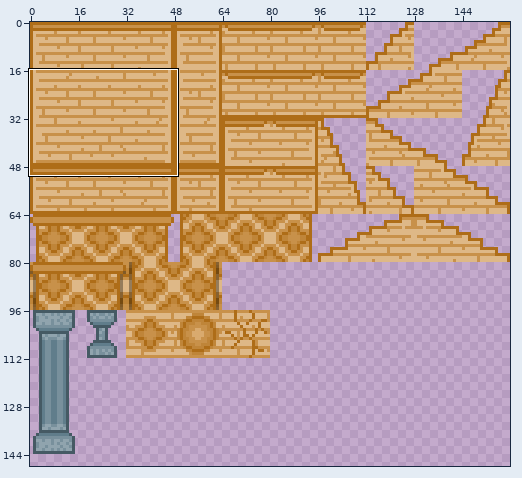
A pixel-art file gets an edit: res/tileset/8.aseprite. The picture above shows the old version from afar; the outline marks the close-up.
Close-up. Before the commit:
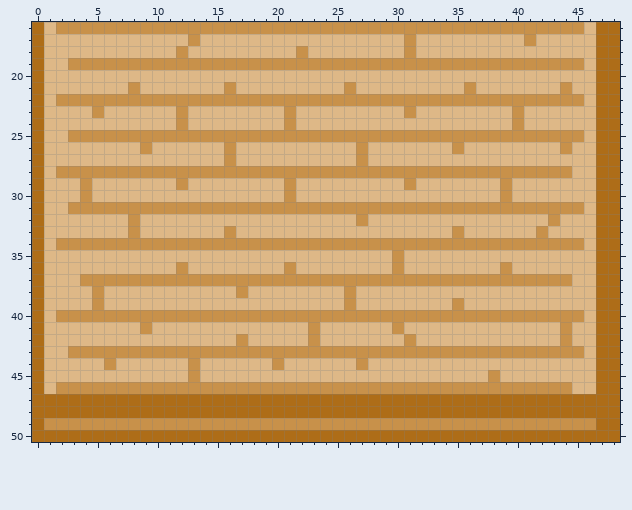
160x160 pixels, 1 frame. Shown: x 0..48, y 16..50. The wide view leaves out empty margins. The commit also changed other parts of the picture, which this record leaves out.
After:
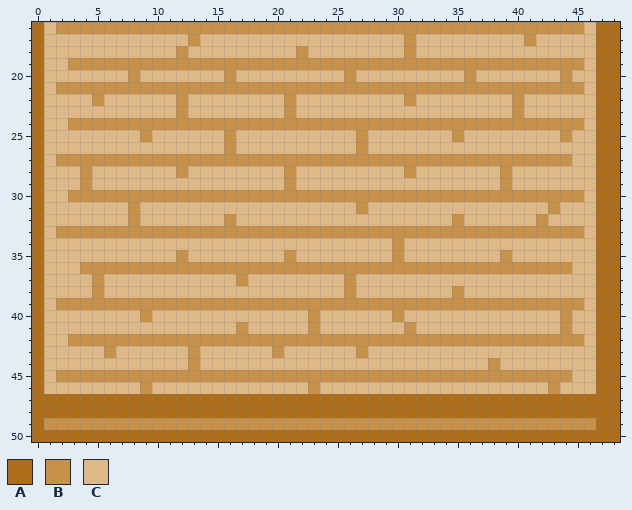
Palette (. is transparent): A #ae6d18  B #c8914a  C #deb887
Difference:
y 20: x 8 C -> B; x 16 C -> B; x 26 C -> B; x 36 C -> B; x 44 C -> B
y 21: x 2..7 CCCCCC -> BBBBBB; x 9..15 CCCCCCC -> BBBBBBB; x 17..25 CCCCCCCCC -> BBBBBBBBB; x 27..35 CCCCCCCCC -> BBBBBBBBB; x 37..43 CCCCCCC -> BBBBBBB; x 45 C -> B
y 22: x 2..4 BBB -> CCC; x 6..11 BBBBBB -> CCCCCC; x 13..20 BBBBBBBB -> CCCCCCCC; x 22..30 BBBBBBBBB -> CCCCCCCCC; x 32..39 BBBBBBBB -> CCCCCCCC; x 41..45 BBBBB -> CCCCC
y 23: x 5 B -> C; x 31 B -> C
y 24: x 3..11 CCCCCCCCC -> BBBBBBBBB; x 13..20 CCCCCCCC -> BBBBBBBB; x 22..39 CCCCCCCCCCCCCCCCCC -> BBBBBBBBBBBBBBBBBB; x 41..45 CCCCC -> BBBBB
y 25: x 3..8 BBBBBB -> CCCCCC; x 10..15 BBBBBB -> CCCCCC; x 17..26 BBBBBBBBBB -> CCCCCCCCCC; x 28..34 BBBBBBB -> CCCCCCC; x 36..43 BBBBBBBB -> CCCCCCCC; x 45 B -> C
y 26: x 9 B -> C; x 35 B -> C; x 44 B -> C
y 27: x 2..15 CCCCCCCCCCCCCC -> BBBBBBBBBBBBBB; x 17..26 CCCCCCCCCC -> BBBBBBBBBB; x 28..44 CCCCCCCCCCCCCCCCC -> BBBBBBBBBBBBBBBBB
y 28: x 2..3 BB -> CC; x 5..11 BBBBBBB -> CCCCCCC; x 13..20 BBBBBBBB -> CCCCCCCC; x 22..30 BBBBBBBBB -> CCCCCCCCC; x 32..38 BBBBBBB -> CCCCCCC; x 40..44 BBBBB -> CCCCC
y 29: x 12 B -> C; x 31 B -> C
y 30: x 3 C -> B; x 5..20 CCCCCCCCCCCCCCCC -> BBBBBBBBBBBBBBBB; x 22..38 CCCCCCCCCCCCCCCCC -> BBBBBBBBBBBBBBBBB; x 40..45 CCCCCC -> BBBBBB
y 31: x 3..7 BBBBB -> CCCCC; x 9..26 BBBBBBBBBBBBBBBBBB -> CCCCCCCCCCCCCCCCCC; x 28..42 BBBBBBBBBBBBBBB -> CCCCCCCCCCCCCCC; x 44..45 BB -> CC
y 32: x 16 C -> B; x 27 B -> C; x 35 C -> B; x 42..43 CB -> BC
y 33: x 2..7 CCCCCC -> BBBBBB; x 9..15 CCCCCCC -> BBBBBBB; x 17..34 CCCCCCCCCCCCCCCCCC -> BBBBBBBBBBBBBBBBBB; x 36..41 CCCCCC -> BBBBBB; x 43..45 CCC -> BBB
y 34: x 2..29 BBBBBBBBBBBBBBBBBBBBBBBBBBBB -> CCCCCCCCCCCCCCCCCCCCCCCCCCCC; x 31..45 BBBBBBBBBBBBBBB -> CCCCCCCCCCCCCCC
y 35: x 12 C -> B; x 21 C -> B; x 39 C -> B
y 36: x 4..11 CCCCCCCC -> BBBBBBBB; x 13..20 CCCCCCCC -> BBBBBBBB; x 22..29 CCCCCCCC -> BBBBBBBB; x 31..38 CCCCCCCC -> BBBBBBBB; x 40..44 CCCCC -> BBBBB
y 37: x 4 B -> C; x 6..16 BBBBBBBBBBB -> CCCCCCCCCCC; x 18..25 BBBBBBBB -> CCCCCCCC; x 27..44 BBBBBBBBBBBBBBBBBB -> CCCCCCCCCCCCCCCCCC
y 38: x 17 B -> C; x 35 C -> B
y 39: x 2..4 CCC -> BBB; x 6..25 CCCCCCCCCCCCCCCCCCCC -> BBBBBBBBBBBBBBBBBBBB; x 27..34 CCCCCCCC -> BBBBBBBB; x 36..45 CCCCCCCCCC -> BBBBBBBBBB
y 40: x 2..8 BBBBBBB -> CCCCCCC; x 10..22 BBBBBBBBBBBBB -> CCCCCCCCCCCCC; x 24..29 BBBBBB -> CCCCCC; x 31..43 BBBBBBBBBBBBB -> CCCCCCCCCCCCC; x 45 B -> C
y 41: x 9 B -> C; x 17 C -> B; x 30..31 BC -> CB
y 42: x 3..16 CCCCCCCCCCCCCC -> BBBBBBBBBBBBBB; x 18..22 CCCCC -> BBBBB; x 24..30 CCCCCCC -> BBBBBBB; x 32..43 CCCCCCCCCCCC -> BBBBBBBBBBBB; x 45 C -> B
y 43: x 3..5 BBB -> CCC; x 7..12 BBBBBB -> CCCCCC; x 14..19 BBBBBB -> CCCCCC; x 21..26 BBBBBB -> CCCCCC; x 28..45 BBBBBBBBBBBBBBBBBB -> CCCCCCCCCCCCCCCCCC
y 44: x 6 B -> C; x 20 B -> C; x 27 B -> C; x 38 C -> B
y 45: x 2..12 CCCCCCCCCCC -> BBBBBBBBBBB; x 14..37 CCCCCCCCCCCCCCCCCCCCCCCC -> BBBBBBBBBBBBBBBBBBBBBBBB; x 39..44 CCCCCC -> BBBBBB
y 46: x 2..8 BBBBBBB -> CCCCCCC; x 10..22 BBBBBBBBBBBBB -> CCCCCCCCCCCCC; x 24..42 BBBBBBBBBBBBBBBBBBB -> CCCCCCCCCCCCCCCCCCC; x 44 B -> C
Where, in picture pixels (left, top, right, bottom), the same in both close-ups:
changed: (56, 70, 584, 394)
